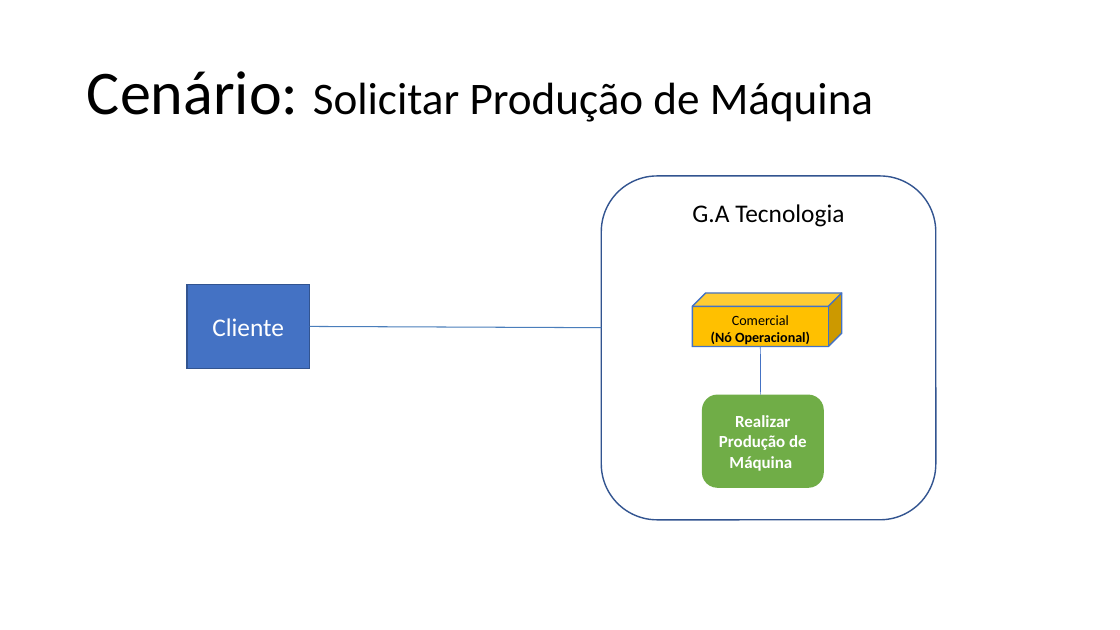
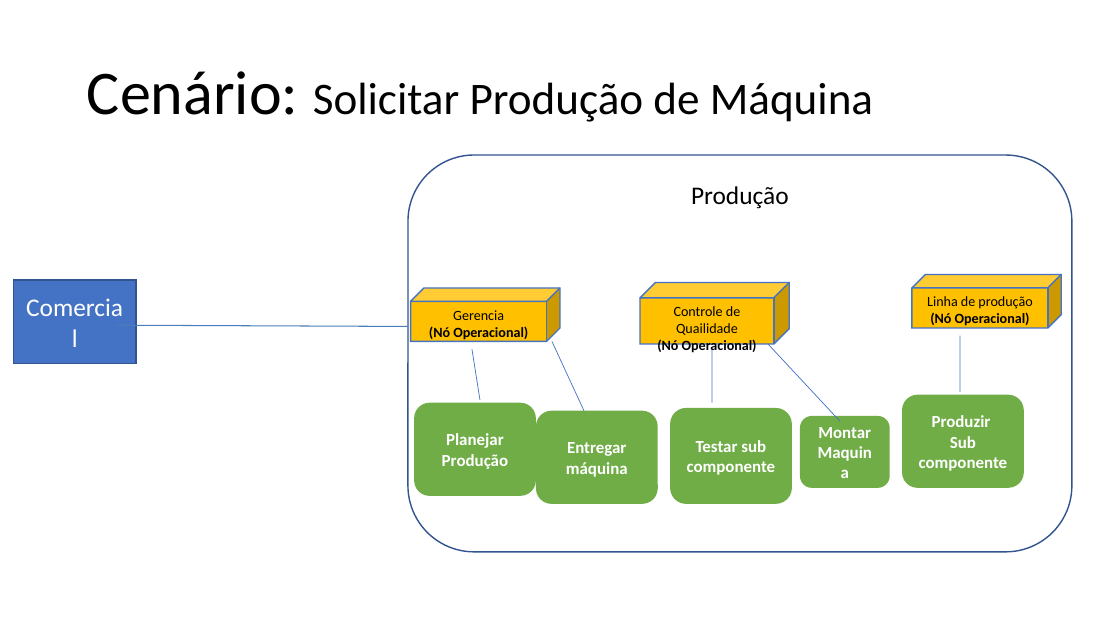
Before and after one commit to lmoraesImpacta/OPE, a slide deck: slide 2 of Artefatos/15-ArquiteturaDeNegocioParaCadaCenario.pptx (slide 3 before the commit). Drawn at 1120x630 pixels with LibreOffice and Linux fonts; fonts in the diff are those of the drawing. Boxes give left, top, right and bottom in pixels: in the first picture for what was removed or moved away, otherwise in the second. Text is boxed around its words. In the diff, an @@ line names an element or a change of style, - is before the commit and + after.

```diff
--- a/Artefatos/15-ArquiteturaDeNegocioParaCadaCenario.pptx
+++ b/Artefatos/15-ArquiteturaDeNegocioParaCadaCenario.pptx
@@ rounded rectangle added at (409,155,1073,553), outline #325490 0.99 pt, 18 pt, text #000000 @@
+Produção
@@ rounded rectangle removed at (602,176,936,520) @@
-G.A Tecnologia
@@ rectangle added at (13,281,136,364), fill #4472C4, outline #325490 0.99 pt, 18 pt, text #FFFFFF @@
+Comercial
@@ rectangle removed at (187,285,310,369) @@
-Cliente
@@ cube added at (411,288,560,341), fill #FFC000, outline #4472C4 0.99 pt, 10 pt, text #000000, bold @@
+Gerencia
+(Nó Operacional)
@@ cube "Controle de Quailidade": place and size @@
-cube "Controle de Quailidade" at (692,293,842,347)
+cube "Controle de Quailidade" at (640,283,790,345)
@@ cube added at (913,274,1062,328), fill #FFC000, outline #4472C4 0.99 pt, 10 pt, text #000000 @@
+Linha de produção
+(Nó Operacional)
@@ line added from (116, 325) to (409, 326), #4A7EBB 0.75 pt @@
@@ line removed from (310, 326) to (602, 328) @@
@@ text in cube at (674,306,740,335): text changed @@
-Comercial
+Controle de Quailidade
@@ line added from (473, 350) to (480, 400), #4472C4 0.51 pt @@
@@ line added from (552, 341) to (584, 411), #4472C4 0.51 pt @@
@@ line moved from (760, 347) - (761, 394) to (712, 350) - (712, 402) @@
@@ line added from (768, 345) to (841, 422), #4472C4 0.51 pt @@
@@ line added from (960, 335) to (960, 392), #4472C4 0.51 pt @@
@@ rounded rectangle added at (415,402,537,496), fill #70AD47, 12 pt, text #FFFFFF, bold @@
+Planejar Produção
@@ rounded rectangle added at (537,411,659,504), fill #70AD47, 12 pt, text #FFFFFF, bold @@
+Entregar máquina
@@ rounded rectangle added at (671,409,793,504), fill #70AD47, 12 pt, text #FFFFFF, bold @@
+Testar sub componente
@@ rounded rectangle removed at (702,394,824,488) @@
-Realizar Produção de Máquina
@@ rounded rectangle added at (800,416,889,488), fill #70AD47, 12 pt, text #FFFFFF, bold @@
+Montar Maquina
@@ rounded rectangle added at (903,395,1024,489), fill #70AD47, 12 pt, text #FFFFFF, bold @@
+Produzir Sub componente
```
Also in this commit, not shown: 2 other slides changed, 2 slides added, 1 other file.
